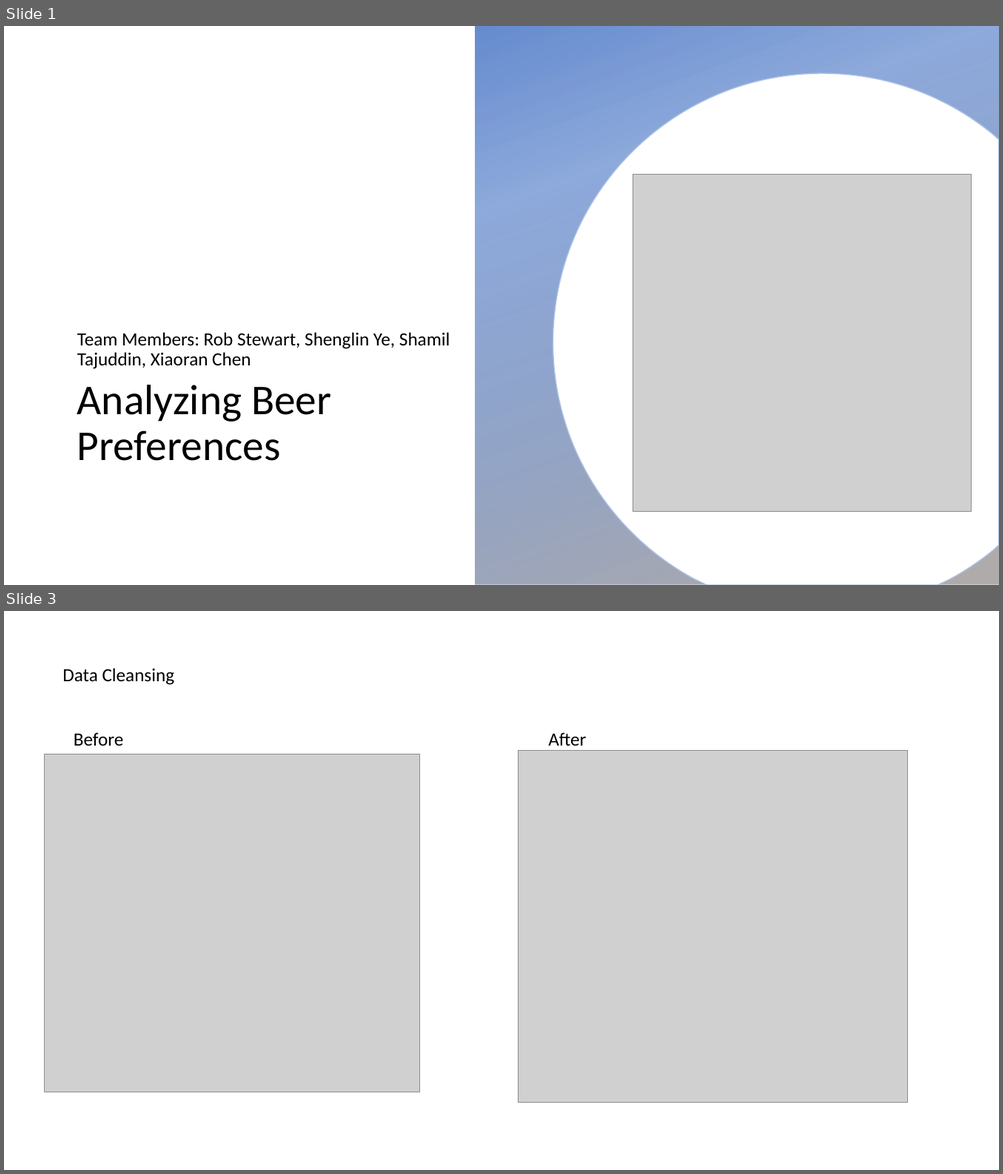
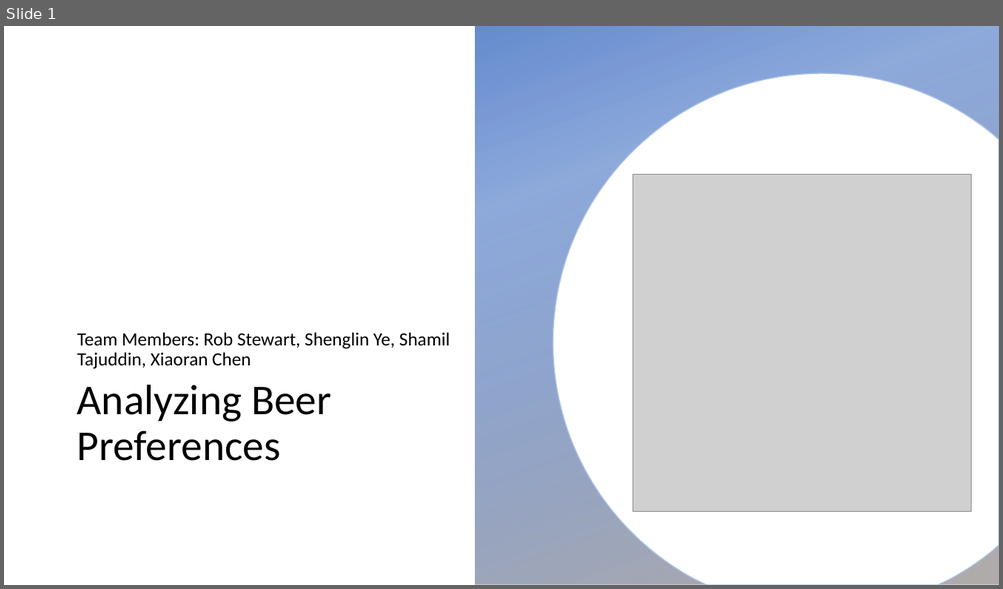
Before and after one commit to RobStewartJr/Project1, a slide deck: Where to Git beer.pptx. Shown one above the other, each under a label of ours: slides 1 and 3 before the commit, slide 1 after it; the slides between them are not shown. The pictures are 1003x1174 and 1003x589 pixels, drawn with LibreOffice and Linux fonts; fonts in the diff are those of the drawing; grey boxes stand for pictures; background and template pictures are left out. Boxes give left, top, right and bottom in pixels: in the first picture for what was removed or moved away, otherwise in the second. Text is boxed around its words. In the diff, an @@ line names an element or a change of style, - is before the commit and + after.

```diff
--- a/Where to Git beer.pptx
+++ b/Where to Git beer.pptx
@@ slide 3 removed at (x1=4, y1=611, x2=999, y2=1170), background #FFFFFF @@
@@ text removed at (x1=62, y1=668, x2=175, y2=685) @@
-Data Cleansing
@@ text removed at (x1=74, y1=732, x2=586, y2=751) @@
-Before After
@@ picture removed at (x1=44, y1=755, x2=420, y2=1093) @@
@@ picture removed at (x1=518, y1=751, x2=908, y2=1102) @@
```
Also in this commit, not shown: 1 slide changed, 9 slides added, 5 other slides removed, 2 other files.
